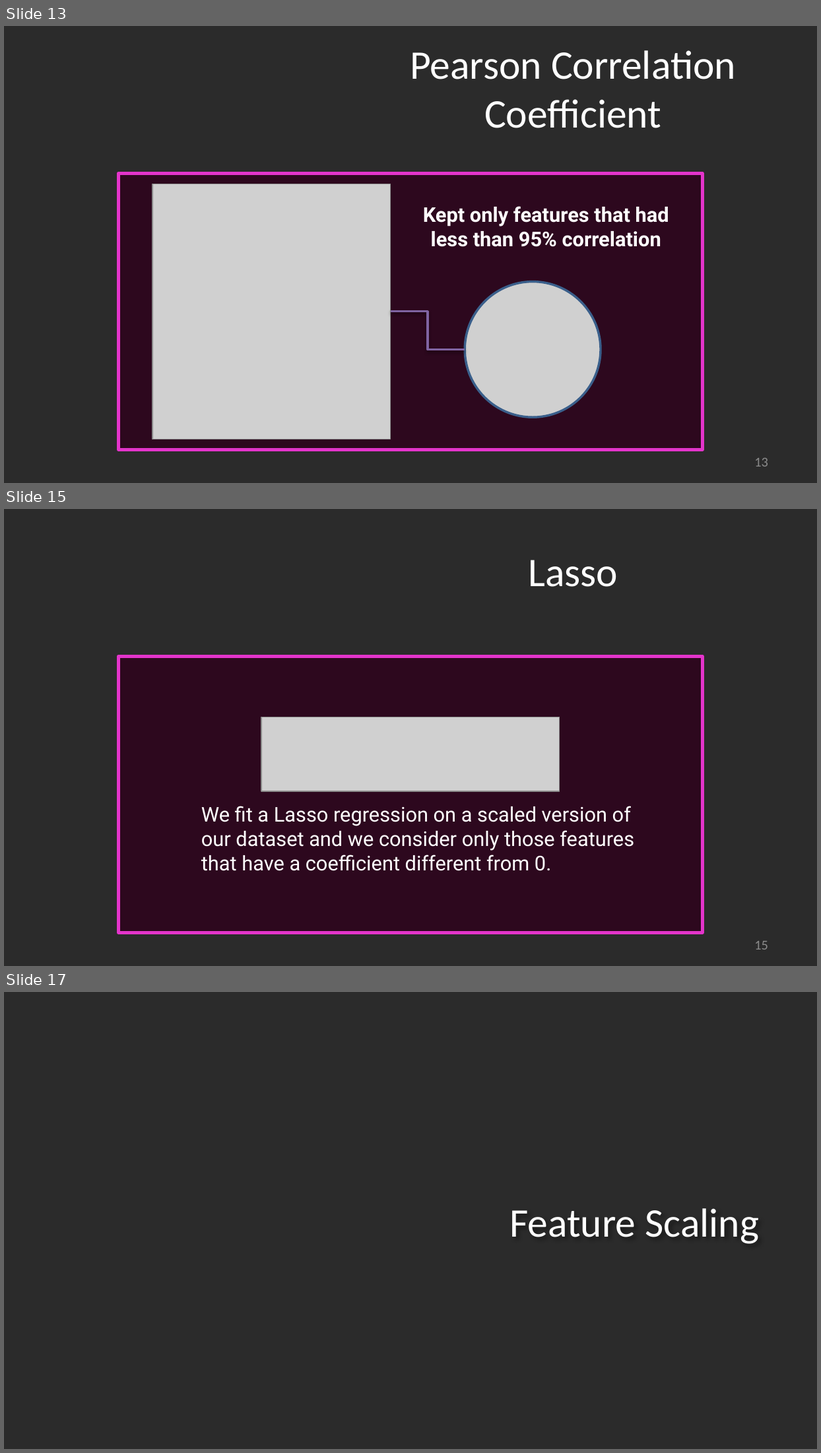
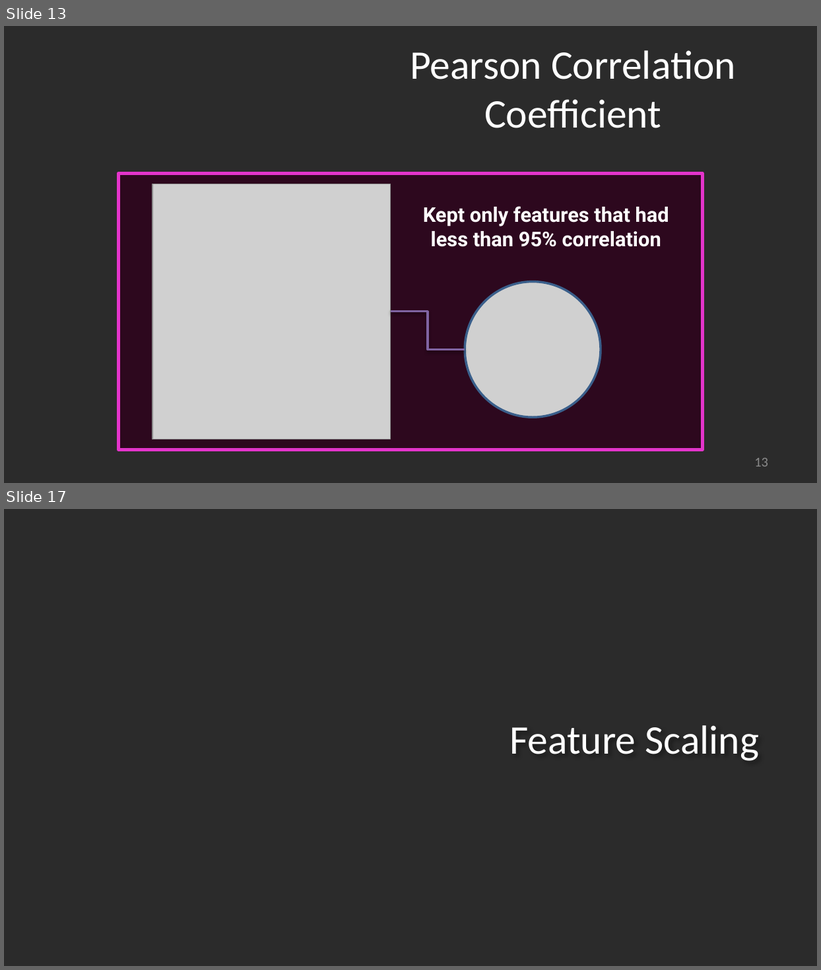
Before and after one commit to alecfilios/Binary-Classification-Breast-Cancer-Prediction, a slide deck: MachineLearningProjectPowerpoint.pptx. Shown one above the other, each under a label of ours: slides 13, 15 and 17 before the commit, slides 13 and 17 after it; the slides between them are not shown. The pictures are 821x1453 and 821x970 pixels, drawn with LibreOffice and Linux fonts; fonts in the diff are those of the drawing; grey boxes stand for pictures; background and template pictures are left out; a plain dark background stands for a picture behind light text. Boxes give left, top, right and bottom in pixels: in the first picture for what was removed or moved away, otherwise in the second. Text is boxed around its words. In the diff, an @@ line names an element or a change of style, - is before the commit and + after.

```diff
--- a/MachineLearningProjectPowerpoint.pptx
+++ b/MachineLearningProjectPowerpoint.pptx
@@ slide 15 removed at <box>4,509,817,966</box>, background picture (left out) @@
@@ text removed at <box>528,560,618,587</box> @@
-Lasso
@@ rectangle removed at <box>119,656,702,933</box> @@
@@ picture removed at <box>262,717,560,792</box> @@
@@ text removed at <box>201,806,634,871</box> @@
-We fit a Lasso regression on a scaled version of our dataset and we consider only those features that have a coefficient different from 0.
@@ page number removed at <box>754,941,768,950</box> @@
-15
```
Also in this commit, not shown: 2 slides changed, 2 slides added, 2 other files.
